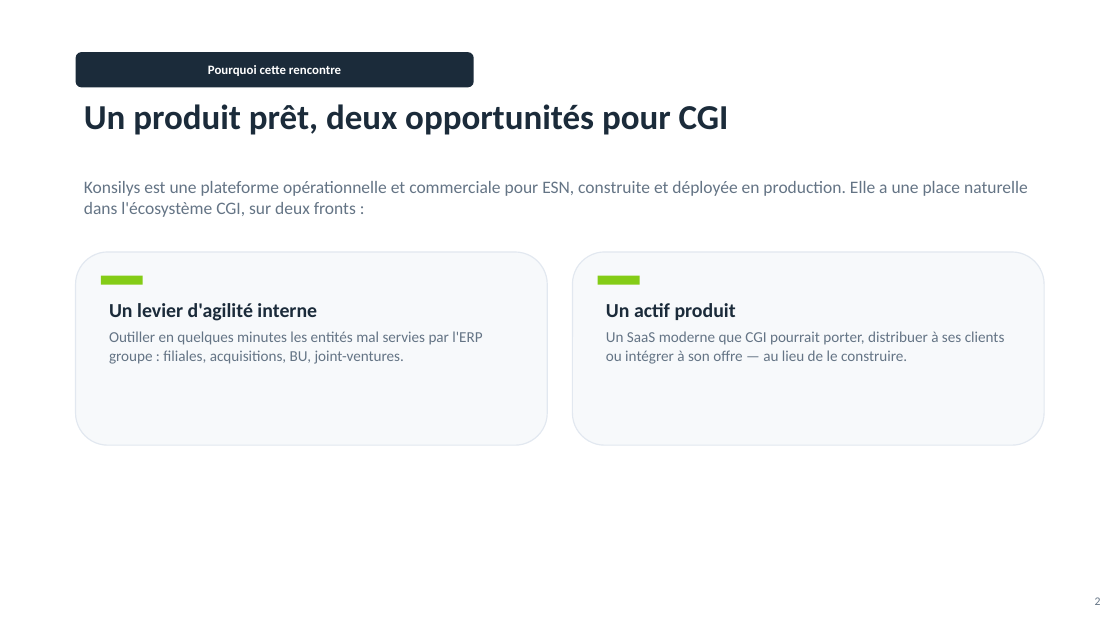
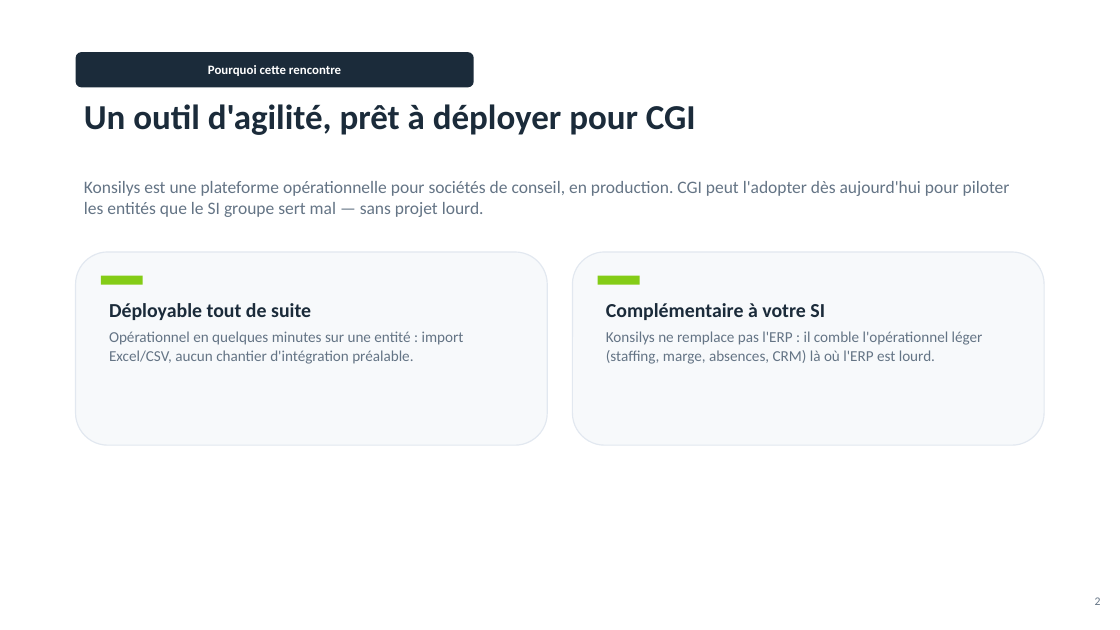
Before and after one commit to Charlesa6/esn-manager, a slide deck: slide 2 of deliverables/Konsilys_Pitch_CGI.pptx. Drawn at 1120x630 pixels with LibreOffice and Linux fonts; fonts in the diff are those of the drawing. Boxes give left, top, right and bottom in pixels: in the first picture for what was removed or moved away, otherwise in the second. Text is boxed around its words. In the diff, an @@ line names an element or a change of style, - is before the commit and + after.

```diff
--- a/deliverables/Konsilys_Pitch_CGI.pptx
+++ b/deliverables/Konsilys_Pitch_CGI.pptx
@@ text at [84, 104, 696, 135]: text changed @@
-Un produit prêt, deux opportunités pour CGI
+Un outil d'agilité, prêt à déployer pour CGI
@@ text at [84, 181, 1010, 217]: text changed @@
-Konsilys est une plateforme opérationnelle et commerciale pour ESN, construite et déployée en production. Elle a une place naturelle dans l'écosystème CGI, sur deux fronts :
+Konsilys est une plateforme opérationnelle pour sociétés de conseil, en production. CGI peut l'adopter dès aujourd'hui pour piloter les entités que le SI groupe sert mal — sans projet lourd.
@@ text at [109, 303, 464, 364]: text changed @@
-Un levier d'agilité interne
-Outiller en quelques minutes les entités mal servies par l'ERP groupe : filiales, acquisitions, BU, joint-ventures.
+Déployable tout de suite
+Opérationnel en quelques minutes sur une entité : import Excel/CSV, aucun chantier d'intégration préalable.
@@ text at [606, 303, 983, 364]: text changed @@
-Un actif produit
-Un SaaS moderne que CGI pourrait porter, distribuer à ses clients ou intégrer à son offre — au lieu de le construire.
+Complémentaire à votre SI
+Konsilys ne remplace pas l'ERP : il comble l'opérationnel léger (staffing, marge, absences, CRM) là où l'ERP est lourd.
```
Also in this commit, not shown: 9 other slides changed, 3 slides added, 3 slides removed, 5 other files.
